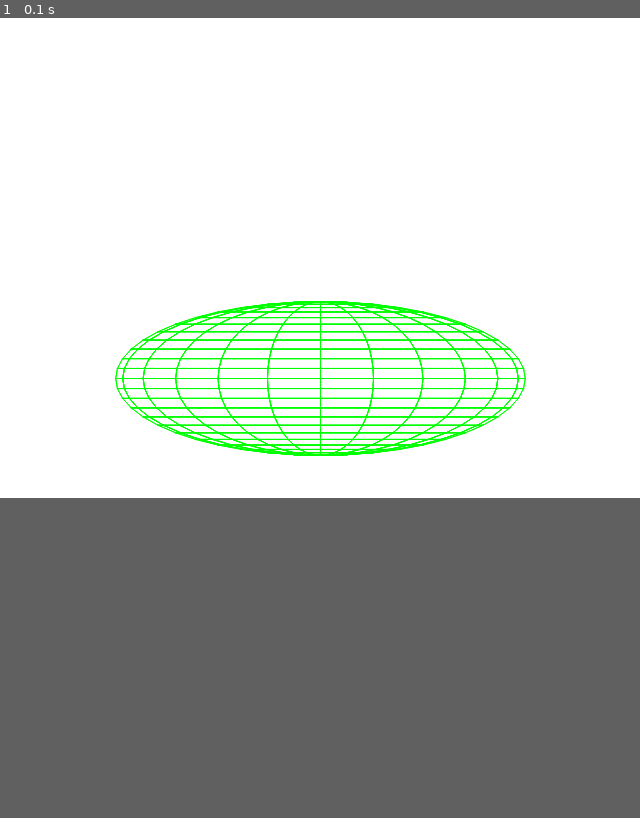
Above: before the commit, frame 1.
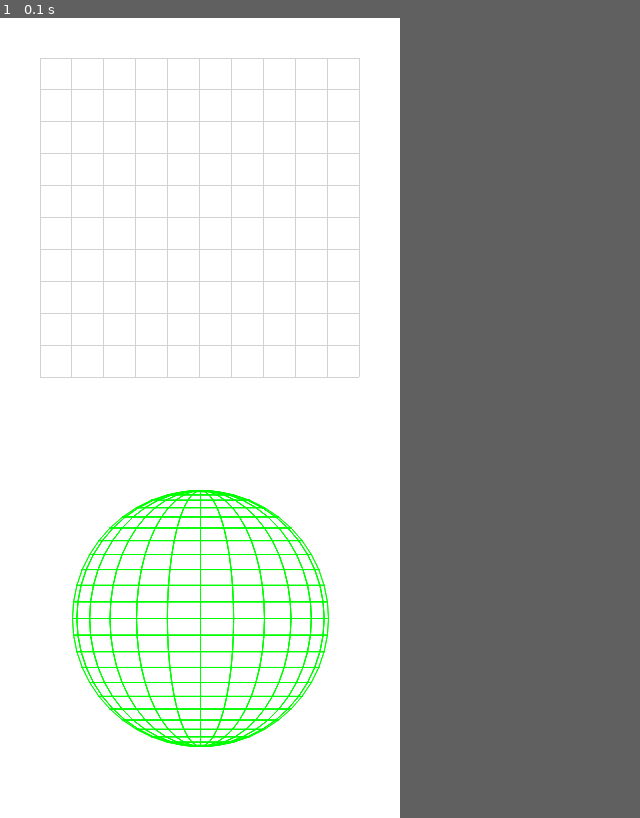
Above: after the commit, the same moment.

Repository: asafpm/PolarizationAnalyzer
Game: pygame game, started from app.py
Same seed, same stepped clock (60 frames per second), same inputs: the game is played once before the commit and once after it. The source is Python 2; it was converted automatically to run under Python 3.
Inputs:
- Up to frame 1 (0.1 s): no input
In our replay, the window is 640x480 before the commit and 400x800 after it. These sizes can differ from the game's own. Grey fills any space a smaller window leaves; there, only what the larger window draws over its background counts as a difference.

The runs differ from the first frame. In frame 1, 6.9% of the frame differs, in the area x 6-83%, y 5-92%.

Commit message:
Almost working version.

Diff:
--- a/app.py
+++ b/app.py
@@ -12,6 +12,7 @@
 from serial import Serial
 from StringIO import StringIO
 import time
+from struct import unpack
 
 import sys
 
@@ -27,21 +28,70 @@
         pass
 
 class Oscilloscope(Widget):
-    def __init__(self,rect,(x,y)):
+    def __init__(self,rect, dr):
         Widget.__init__(self,rect)
-        self.x = x
-        self.y = y
+        self.dr = dr
+
 
     def draw(self, surface):
         surface.fill((255,255,255))
-        self.plot(surface, 0,np.pi, 0,1)
-
+        lock.acquire()
+        x = np.array(self.dr.data)[:self.dr.i]
+        y = np.array(self.dr.datay)[:self.dr.i]
+        if len(x>0):
+            xmax = x.max()
+            q = np.nonzero(self.dr.data2 > xmax)
+            x2 = self.dr.data2[q]
+            y2 = self.dr.datay2[q]
+        else:
+            x2 = np.array([])
+            y2 = np.array([])
+
+        lock.release()
+        self.draw_grid(surface)
+        self.plot(surface,x,y, 0,2*np.pi, 0,1024)
+        self.plot(surface,x2,y2, 0,2*np.pi, 0,1024)
+
+    def draw_grid(self, surface):
+        w, h = surface.get_size()
+        w -= 1
+        h -= 1
+
+        #Draw grid
+        for i in range(11):
+            pygame.draw.line(surface, (210, 210, 210), (0,int(h*0.1*i)), (w-1,int(h*0.1*i)), 1)
+            pygame.draw.line(surface, (210, 210, 210), (int(w*0.1*i),0), (int(w*0.1*i),h-1), 1)
+
+
+
+    def plot(self, surface, x, y, xmin, xmax, ymin, ymax):
+        w, h = surface.get_size()
+        w -= 1
+        h -= 1
+
+        #Scale data
+        xspan = abs(xmax-xmin)
+        yspan = abs(ymax-ymin)
+        xsc = 1.0*(w+1)/xspan
+        ysc = 1.0*h/yspan
+        xp = (x-xmin)*xsc
+        yp = h-(y-ymin)*ysc
+
+        #Plot data
+        try:
+            for i in range(len(xp)-1):
+                pygame.draw.line(surface, (0, 0, 255), (int(xp[i]), int(yp[i])),
+                                                        (int(xp[i+1]),int(yp[i+1])), 1)
+        except IndexError:
+            print "Error: ",i
+
+    """
     def plot(self, surface, xmin, xmax, ymin, ymax):
 
         w, h = surface.get_size()
         lock.acquire()
-        x = np.array(self.x)
-        y = np.array(self.y)
+        x = np.array(self.dr.data)[:self.dr.i]
+        y = np.array(self.dr.datay)[:self.dr.i]
         lock.release()
         si = np.argsort(x)
         x = x[si]
@@ -59,6 +109,33 @@
             pygame.draw.line(surface, (0, 0, 255), (int(xp[i]),int(yp[i])), (int(xp[i+1]),int(yp[i+1])), 1)
 
         #pygame.draw.line(surface, (180, 180, 180), (0,int(h*0.5)), (w-1,int(h*0.5)), 1)
+    """
+
+def stokes(th, i):
+
+    th = np.array(th)
+    i = np.array(i)
+    signal0 = i
+
+    signal1 = i*np.sin(2*th)
+    signal2 = i*np.cos(4*th)
+    signal3 = i*np.sin(4*th)
+
+
+    a = np.trapz(signal0, th)*1/np.pi
+    b = np.trapz(signal1, th)*2/np.pi
+    c = np.trapz(signal2, th)*2/np.pi
+    d = np.trapz(signal3, th)*2/np.pi
+
+    s0 = a-c
+    s1 = 2*c
+    s2 = 2*d
+    s3 = b
+
+    phi = 0.5*np.arctan(s2/s1)
+    xi = 0.5*np.arctan(s3/np.sqrt(s1**2+s2**2))
+
+    return phi, xi
 
 class WireframeDecorator():
     def __init__(self, wireframe, **kwargs):
@@ -158,7 +235,87 @@
                     else:
                         pygame.draw.circle(surface, wireframe.nodeColor, (int(node[0]*w), int(node[1]*h)), wireframe.nodeRadius, 0)
 
-
+class DataReader(threading.Thread):
+
+    #Thread event, stops the thread if it is set.
+    stopthread = threading.Event()
+
+    def __init__(self, wireframe):
+        threading.Thread.__init__(self)                     #Call constructor of parent
+        self.ser = Serial("/dev/ttyACM0",115200)            #Initialize serial port
+        self.data_buff_size = 1024                           #Buffer size
+        self.data = np.zeros(self.data_buff_size)              #Data buffer
+        self.datay = np.zeros(self.data_buff_size)
+        self.data2 = np.zeros(self.data_buff_size)              #Data buffer
+        self.datay2 = np.zeros(self.data_buff_size)
+        self.x = 0
+        self.y = 0
+        self.oldx = 0
+        self.i = 0
+        self.size = 1
+        self.wireframe = wireframe
+        self.start()
+
+    def run(self):      #Run method, this is the code that runs while thread is alive.
+
+        num_bytes = 16                                     #Number of bytes to read at once
+        val = 0                                             #Read value
+
+        while not self.stopthread.isSet() :
+            rslt = self.ser.read(num_bytes)             #Read serial data
+            byte_array = unpack('%dB'%num_bytes,rslt)   #Convert serial data to array of numbers
+
+            j = 1
+            first = False #Flag to indicate weather we have the first byte of the number
+            for byte in byte_array:
+                if 224 <= byte <= 255: #If first byte of number
+                    val = (byte & 0b11111) << 5
+                    first = True
+                elif 96 <= byte <= 127: #If other byte of number
+                    if first:
+                        if j == 1:
+                            val |= (byte & 0b11111)
+                            self.x = val
+                        elif j == 2:
+                            val = (byte & 0b11111) << 5
+                        else:
+                            val |= (byte & 0b11111)
+                            self.y = val
+                            self.nums_read()
+                            j = 0
+                        j += 1
+
+
+
+        self.ser.close()
+
+    def nums_read(self):
+        lock.acquire()
+        if self.oldx > self.x:
+            self.size = self.i
+            #print self.size
+            self.i = 0
+            self.data2 = self.data[:self.size].copy()
+            self.datay2 = self.datay[:self.size].copy()
+            phi, xi = stokes(self.data[:self.size],self.datay[:self.size])
+            (x,y,z), r = (0.5,0.5, 0.5), 0.4
+            self.wireframe.addNodes([(x + r*np.sin(2*phi)*np.sin(np.pi*0.5-2*xi), y - r*np.cos(np.pi*0.5-2*xi), z - r*np.cos(2*phi)*np.sin(np.pi*0.5-2*xi) )])
+            self.wireframe.discardOldNodes(60)
+        if self.i < self.data_buff_size:
+            self.data[self.i] = self.x/1024.0*2*np.pi
+            self.datay[self.i] = self.y
+            self.oldx = self.x
+        else:
+            print "ERROR: buffer overrun ",self.x,self.y,self.i
+        """
+        self.data[int(self.x)]= self.x
+        self.datay[int(self.x)]= self.y
+        """
+        self.i += 1
+        #print self.x, self.y
+        lock.release()
+
+"""
 class DataReader(threading.Thread):
 
     #Thread event, stops the thread if it is set.
@@ -172,7 +329,7 @@
         self.i = 0
         self.j = 0
         self.tht = 0
-        self.ser = Serial("/dev/ttyACM0",115200)
+        #self.ser = Serial("/dev/ttyACM0",115200)
         self.ths = []
         self.vals = []
 
@@ -203,21 +360,22 @@
         return phi, xi
 
     def run(self):
-        """Run method, this is the code that runs while thread is alive."""
+        #Run method, this is the code that runs while thread is alive.
 
         (x,y,z), r = (0.5,0.5, 0.5), 0.4
         while not self.stopthread.isSet():
-            """
-            th = 2*self.i*np.pi/200
-            phi, xi = (np.pi*np.cos(self.j/300.)/20.,np.pi*np.sin(self.j/300.)/20.)
+
+            #th = 2*self.i*np.pi/200
+            #phi, xi = (np.pi*np.cos(self.j/300.)/20.,np.pi*np.sin(self.j/300.)/20.)
             #phi, xi = (0,-np.pi*0.25*self.j/1000.)
-            S0,S1,S2,S3 = (1,np.cos(2*phi)*np.cos(2*xi),np.sin(2*phi)*np.cos(2*xi),np.sin(2*xi))
-            A,B,C,D = (S0+0.5*S1, S3, S1*0.5, S2*0.5)
-            I = 0.5*(A-B*np.sin(2*th)+C*np.cos(4*th)+D*np.sin(4*th))
-            """
+            #S0,S1,S2,S3 = (1,np.cos(2*phi)*np.cos(2*xi),np.sin(2*phi)*np.cos(2*xi),np.sin(2*xi))
+            #A,B,C,D = (S0+0.5*S1, S3, S1*0.5, S2*0.5)
+            #I = 0.5*(A-B*np.sin(2*th)+C*np.cos(4*th)+D*np.sin(4*th))
+
             th = 0
             I = 0
-            s =  self.ser.readline().strip()
+            #s =  self.ser.readline().strip()
+            s  = "1 1"
 
             try:
                 n = np.loadtxt(StringIO(s))
@@ -256,9 +414,9 @@
 
 
     def stop(self):
-        """Stop method, sets the event to terminate the thread's main loop"""
+        #Stop method, sets the event to terminate the thread's main loop
         self.stopthread.set()
-
+"""
 
 class Window():
 
@@ -324,15 +482,15 @@
 
 class PolarisationAnalyser():
     def __init__(self):
-        w = Window()
+        w = Window(400,800)
         data = ([1],[1])
-        osc = Oscilloscope((0.1, 0.05, 0.8, 0.4),data)
         self.wfv = WireframeViewer((0.1,0.55,0.8,0.4))
         self.wfv.addWireframe('sphere', shape.Sphere((0.5,0.5, 0.5), 0.4, resolution=24), displayNodes=False)
 
         dwf = wf.Wireframe()
         self.wfv.addWireframe('sphere_points', dwf, displayEdges=False)
-        self.dr = DataReader(data,dwf)
+        self.dr = DataReader(dwf)
+        osc = Oscilloscope((0.1, 0.05, 0.8, 0.4), self.dr)
 
         w.add(osc)
         w.add(self.wfv)
@@ -341,7 +499,6 @@
         w.connect('mouse-button-down', self.on_mouse_button_down)
         w.connect('quit', self.on_quit)
 
-        self.dr.start()
         w.run()
 
     def on_mouse_motion(self,event):
--- a/samples/serial_plot.py
+++ b/samples/serial_plot.py
@@ -61,11 +61,12 @@
         self.y = 0
         self.oldx = 0
         self.i = 0
+        self.size = 1
         self.start()
 
     def run(self):      #Run method, this is the code that runs while thread is alive.
 
-        num_bytes = 400                                     #Number of bytes to read at once
+        num_bytes = 16                                     #Number of bytes to read at once
         val = 0                                             #Read value
 
         while not self.stopthread.isSet() :
@@ -99,13 +100,19 @@
     def nums_read(self):
         lock.acquire()
         if self.oldx > self.x:
+            self.size = self.i
+            print self.size
             self.i = 0
         if self.i < self.data_buff_size:
             self.data[self.i] = self.x
             self.datay[self.i] = self.y
             self.oldx = self.x
         else:
-            print "ERROR: buffer overrun"
+            print "ERROR: buffer overrun ",self.x,self.y,self.i
+        """
+        self.data[int(self.x)]= self.x
+        self.datay[int(self.x)]= self.y
+        """
         self.i += 1
         #print self.x, self.y
         lock.release()
@@ -123,8 +130,8 @@
 
     def plot(self, x, y, xmin, xmax, ymin, ymax):
         w, h = self.screen.get_size()
-        x = array(x)
-        y = array(y)
+        x = array(x)[:self.data_reader.i]
+        y = array(y)[:self.data_reader.i]
 
         #Scale data
         xspan = abs(xmax-xmin)
@@ -140,9 +147,12 @@
             pygame.draw.line(self.screen, (210, 210, 210), (int(w*0.1*i),0), (int(w*0.1*i),h-1), 1)
 
         #Plot data
-        for i in range(len(xp)-1):
-            pygame.draw.line(self.screen, (0, 0, 255), (int(xp[i]), int(yp[i])),
-                                                     (int(xp[i+1]),int(yp[i+1])), 1)
+        try:
+            for i in range(len(xp)-1):
+                pygame.draw.line(self.screen, (0, 0, 255), (int(xp[i]), int(yp[i])),
+                                                        (int(xp[i+1]),int(yp[i+1])), 1)
+        except IndexError:
+            print "Error: ",i
 
 
 
Not shown, changed: firmware/ascii_simulator/ascii_simulator.ino
Not shown, changed: firmware/simulator/simulator.ino
Not shown, changed: samples/polarisation_analyser.glade
Not shown, changed: samples/threadExample.glade
